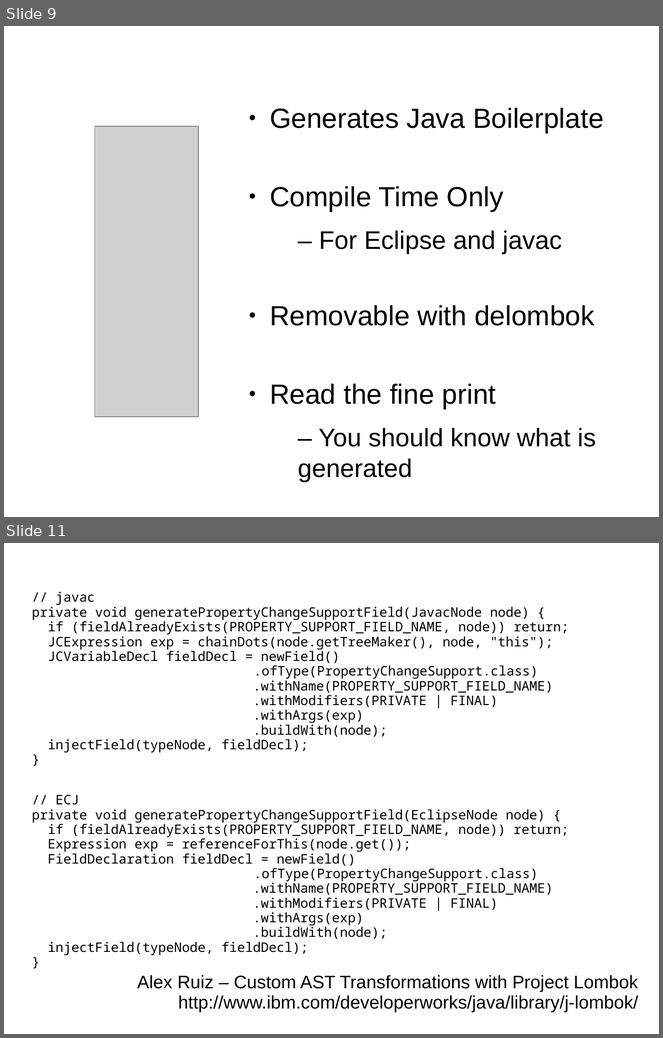
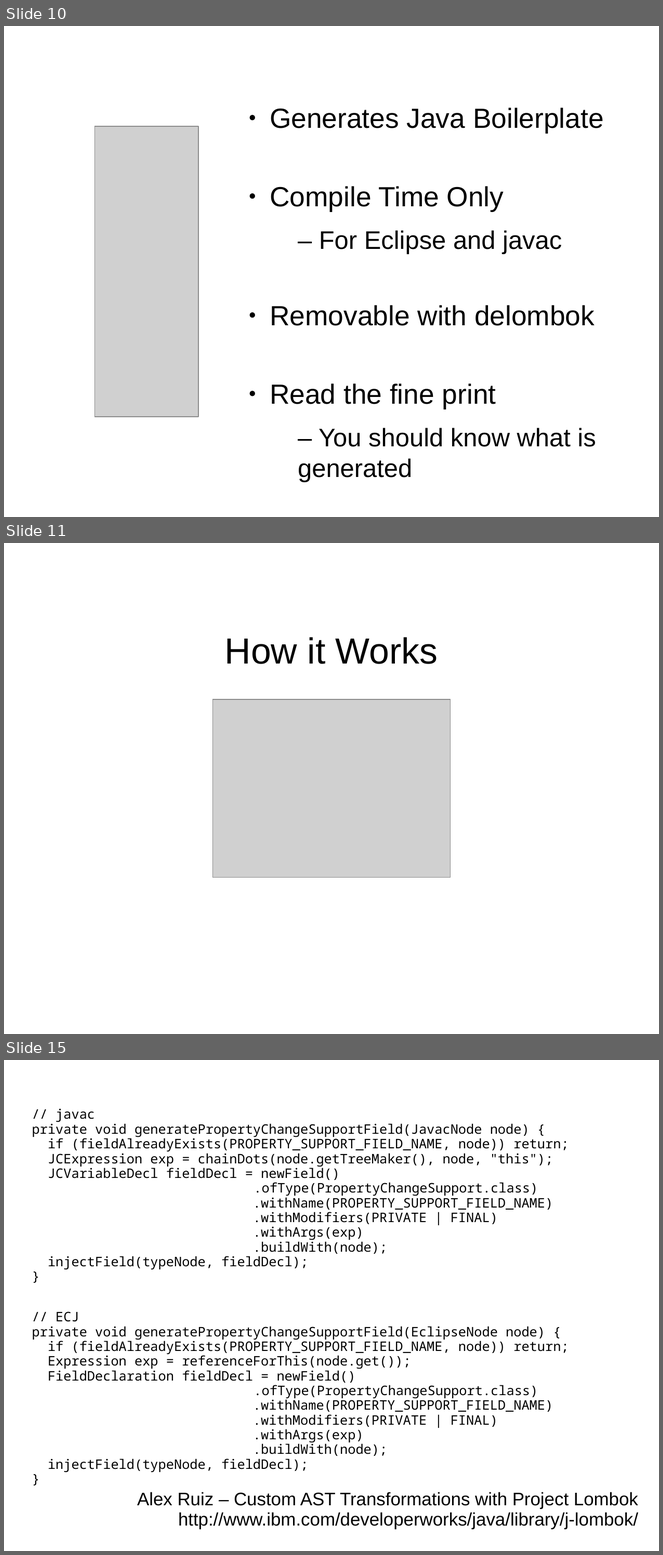
Before and after one commit to HamletDRC/presentations, a slide deck: asttransformations/CodeGeneration_SDC.odp. Shown one above the other, each under a label of ours: slides 9 and 11 before the commit, slides 10, 11 and 15 after it; the slides between them are not shown. The pictures are 663x1038 and 663x1555 pixels, drawn with LibreOffice and Linux fonts; fonts in the diff are those of the drawing; grey boxes stand for pictures. Boxes give left, top, right and bottom in pixels: in the first picture for what was removed or moved away, otherwise in the second. Text is boxed around its words. In the diff, an @@ line names an element or a change of style, - is before the commit and + after.

```diff
--- a/asttransformations/CodeGeneration_SDC.odp
+++ b/asttransformations/CodeGeneration_SDC.odp
@@ slide 11 added at [4,543,659,1034], background #FFFFFF @@
@@ title added at [225,637,438,664], 44 pt, text #000000 @@
+How it Works
@@ picture added at [213,700,451,878] @@
@@ what was slide 9 is now slide 10 @@
@@ what was slide 11 is now slide 15 @@
```
Also in this commit, not shown: 9 slides changed, 11 other slides added, 2 slides removed, 4 other files.
